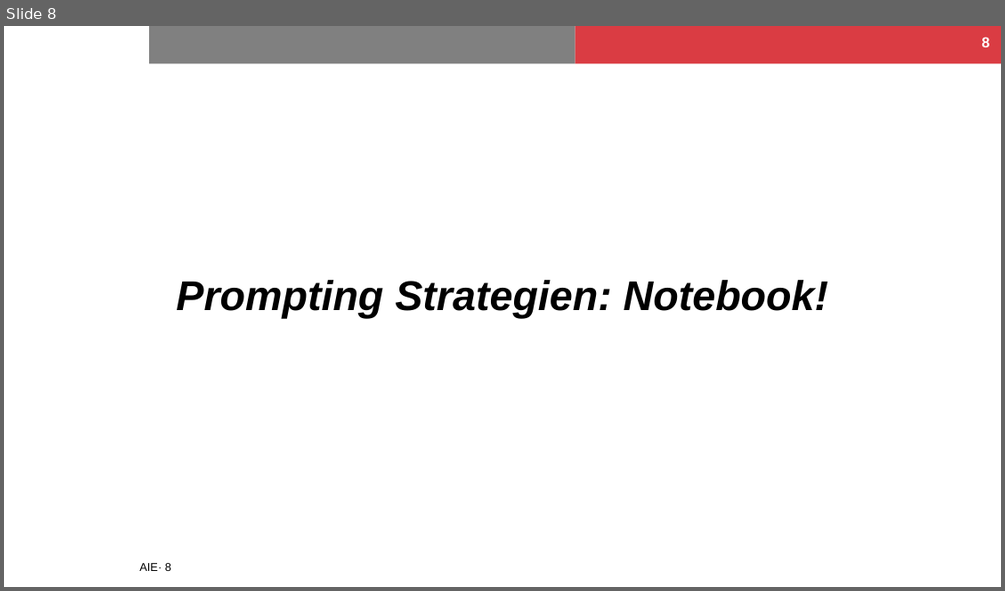
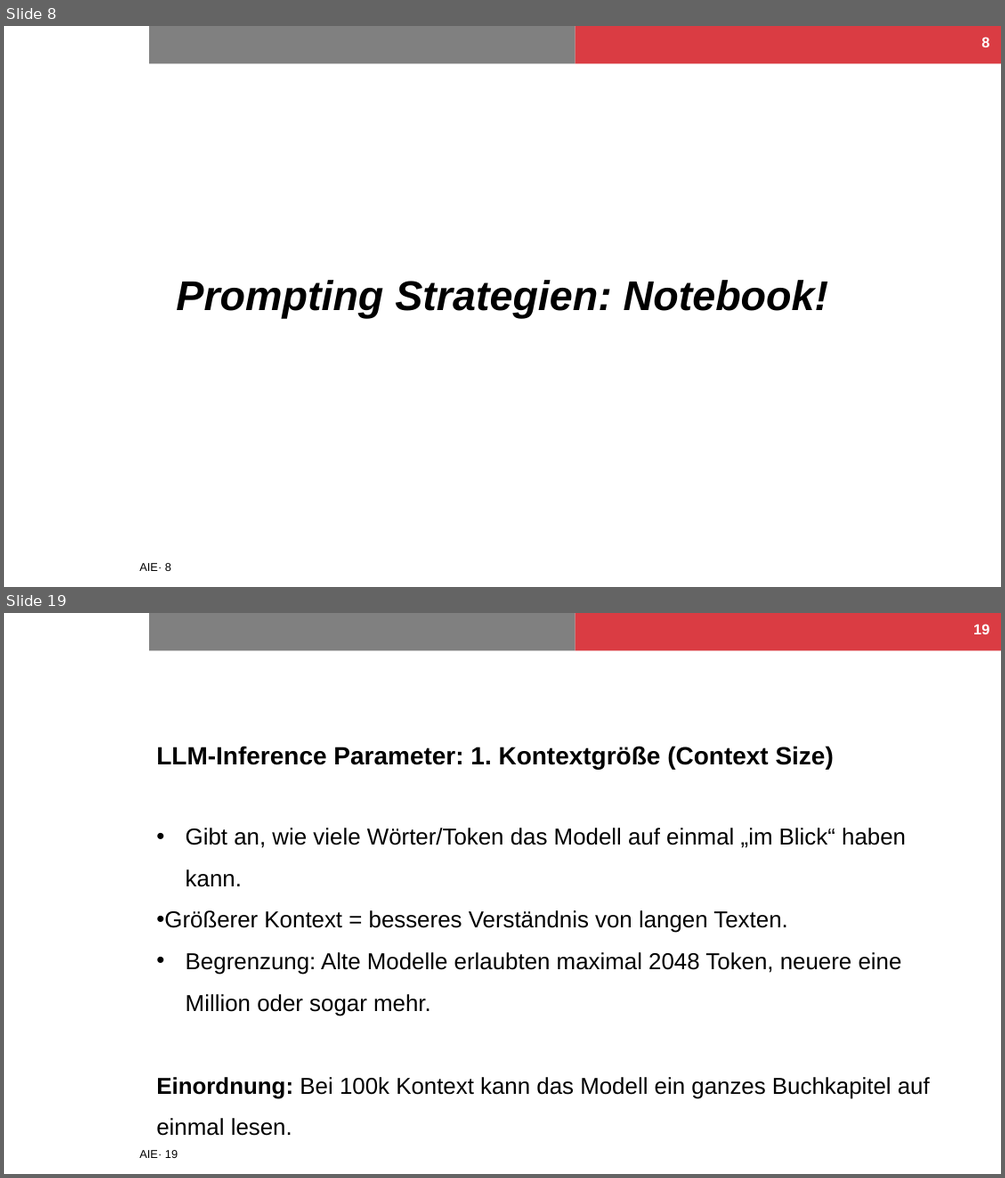
Before and after one commit to NilsHellwig/AIE-course, a slide deck: Kapitel 03_Prompting/03_Prompting.pptx. Shown one above the other, each under a label of ours: slide 8 before the commit, slides 8 and 19 after it; the slides between them are not shown. The pictures are 1005x591 and 1005x1178 pixels, drawn with LibreOffice and Linux fonts; fonts in the diff are those of the drawing; background and template pictures are left out. Boxes give left, top, right and bottom in pixels: in the first picture for what was removed or moved away, otherwise in the second. Text is boxed around its words. In the diff, an @@ line names an element or a change of style, - is before the commit and + after.

```diff
--- a/Kapitel 03_Prompting/03_Prompting.pptx
+++ b/Kapitel 03_Prompting/03_Prompting.pptx
@@ slide 19 added at (x1=4, y1=613, x2=1001, y2=1174), background #FFFFFF; not listed: 3 template elements that a slide beside it also shows @@
@@ page number added at (x1=973, y1=624, x2=989, y2=634), 14 pt, text #FFFFFF, bold @@
+19
@@ title added at (x1=156, y1=746, x2=833, y2=769), 24 pt, text #000000, bold @@
+LLM-Inference Parameter: 1. Kontextgröße (Context Size)
@@ text added at (x1=156, y1=827, x2=930, y2=1135), 22.2 pt, text #000000 @@
+• Gibt an, wie viele Wörter/Token das Modell auf einmal „im Blick“ haben kann.
+• Größerer Kontext = besseres Verständnis von langen Texten.
+• Begrenzung: Alte Modelle erlaubten maximal 2048 Token, neuere eine Million oder sogar mehr.
+Einordnung: Bei 100k Kontext kann das Modell ein ganzes Buchkapitel auf einmal lesen.
```
Also in this commit, not shown: 3 slides changed, 23 other slides added, 4 other files.
